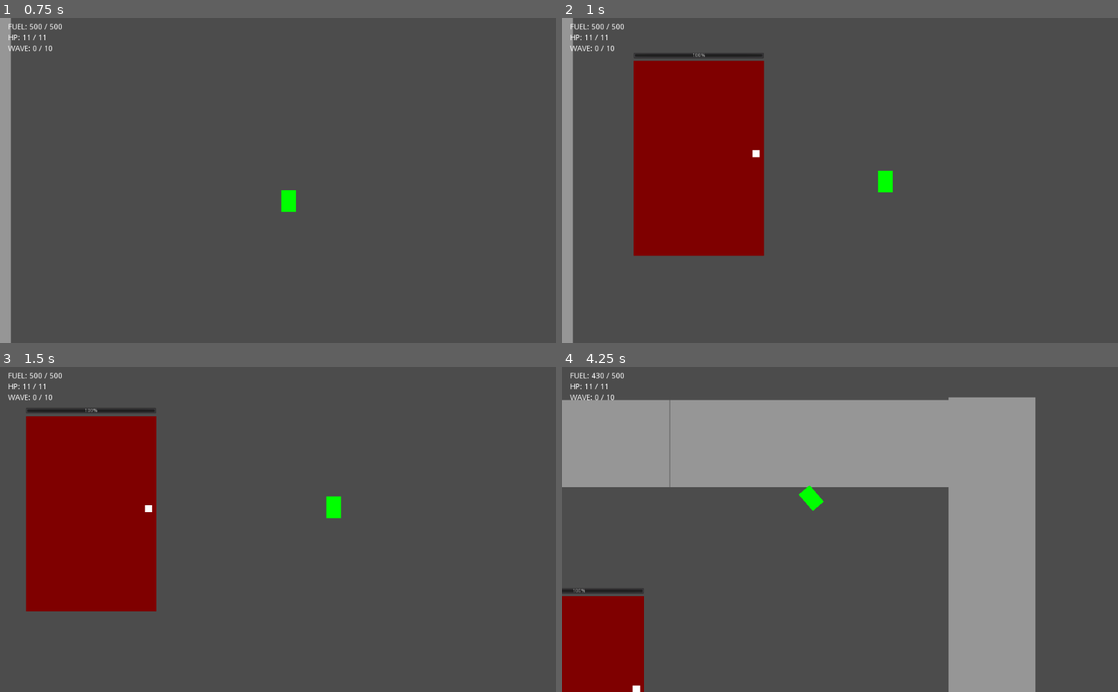
Above: before the commit, frames 1-4 (two rows, left to right).
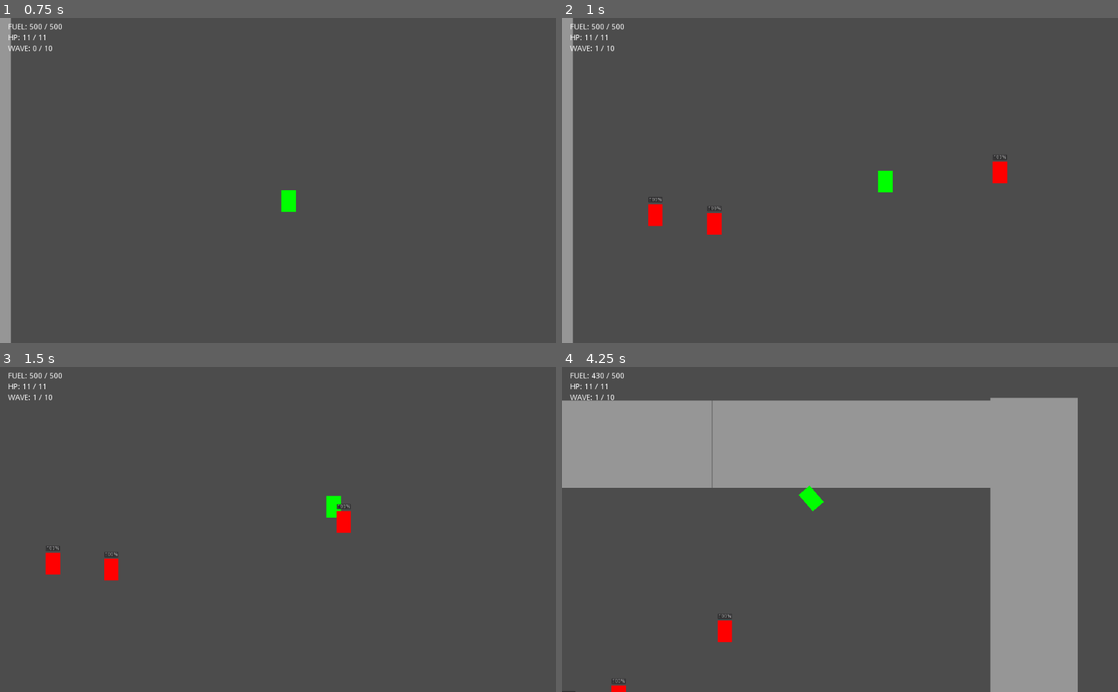
Above: after the commit, the same moments.

Repository: deengames/abu-hamid-x
Game: Godot game, scene res://prototype/Main.tscn
Two runs of this game, one before a commit and one after it. Both use one fixed random seed, a clock stepped at 60 frames per second and the inputs below.
Inputs (mouse positions are in pixels of both pictures, inside the frame that each line leads up to):
- Up to frame 1 (0.75 s): tap Enter at 0.5 s; move the mouse to (400, 164) at 0.52 s; hold D (move_right) from 0.53 s (still down); click (400, 164) at 0.6 s
- Up to frame 2 (1 s): keep holding D (move_right); tap Space (jump) at 0.77 s
- Up to frame 3 (1.5 s): move the mouse to (166, 545) at 1.27 s; release D (move_right) at 1.28 s; hold S (move_down) from 1.28 s (still down); click (166, 545) at 1.35 s
- Up to frame 4 (4.25 s): tap Space (jump) at 1.52, 3.02, 3.77 s; move the mouse to (895, 458) at 2.02 s; release S (move_down) at 2.03 s; hold D (move_right) 2.03-2.78 s; hold Shift (boost) 2.03-2.78 s; click (895, 458) at 2.3 s; move the mouse to (812, 594) at 2.77 s; hold W (move_up) 2.78-3.53 s; tap Ctrl (toggle_jetpack) at 2.85 s; click (812, 594) at 3.05 s; move the mouse to (1006, 578) at 3.52 s; hold A (move_left) from 3.53 s (still down); tap E at 3.6 s; click (1006, 578) at 3.8 s

Frame 1 is identical in both runs. In frame 2, 15% of the frame differs, in the area x 5-81%, y 8-74%; in frame 3, 15%; in frame 4, 17%, in the area x 0-93%, y 8-100%.

Commit message:
Implemented wave algorithm

Diff:
--- a/prototype/Main.gd
+++ b/prototype/Main.gd
@@ -1,29 +1,42 @@
 extends Node2D
 
 export (int) var waves_per_game = 10
-export (int) var enemies_in_first_wave = 3
-export (int) var increment_per_wave = 1
+export (int) var points_in_first_wave = 1
+export (int) var increment_per_wave = 2
 
+var enemies_to_spawn = {
+	preload("res://prototype/Character/Enemy/Enemy.tscn"): 1,
+	preload("res://prototype/Character/Enemy/Giant/Giant.tscn"): 5
+}
 
-var scenes_to_spawn = [preload("res://prototype/Character/Enemy/Enemy.tscn")]
 var wave_num = 0
 var num_spawned_entities = 0
+var carry_over_points = 0
 onready var timer = $WaveSpawnTimer
-
-var Giant_tscn = preload("res://prototype/Character/Enemy/Giant/Giant.tscn")
 
 
 func _new_wave():
-#	var total_enemies = enemies_in_first_wave + increment_per_wave * wave_num
-#	wave_num += 1
-#	for i in range(total_enemies):
-#		var scene = scenes_to_spawn[randi() % len(scenes_to_spawn)]
-#		var e = scene.instance()
-#		add_child(e)
-#		e.connect('death', self, '_on_spawned_entity_death')
-#		num_spawned_entities += 1
+	wave_num += 1
+	var points_this_wave = points_in_first_wave + (increment_per_wave * wave_num) + carry_over_points
+	carry_over_points = 0
+	while points_this_wave > 0:
+		var random_enemy = enemies_to_spawn.keys()[randi() % len(enemies_to_spawn)]
+		var price = enemies_to_spawn[random_enemy]
+		if price <= points_this_wave:
+			points_this_wave -= price
+			var e = random_enemy.instance()
+			add_child(e)
+			e.connect('death', self, '_on_spawned_entity_death')
+			num_spawned_entities += 1
+		else:  # exit if there isn't at least one affordable entity
+			var lowest_price = INF
+			for p in enemies_to_spawn.values():
+				if p < lowest_price:
+					lowest_price = p
+			if points_this_wave < lowest_price:
+				carry_over_points = points_this_wave
+				break
 
-	self._spawn_giant()
 
 func _on_spawned_entity_death():
 	num_spawned_entities -= 1
@@ -33,8 +46,3 @@
 	if num_spawned_entities <= 0 and timer.is_stopped():
 		timer.start()
 	$ui/WaveLabel.text = "WAVE: " + str(wave_num) + ' / ' + str(waves_per_game)
-
-func _spawn_giant():
-	var e = Giant_tscn.instance()
-	add_child(e)
-	num_spawned_entities = 1 # keep it from constantly spawning
--- a/prototype/Main.tscn
+++ b/prototype/Main.tscn
@@ -9,11 +9,12 @@
 position = Vector2( 460, 680 )
 script = ExtResource( 1 )
 waves_per_game = 10
-enemies_in_first_wave = 3
-increment_per_wave = 1
+points_in_first_wave = 1
+increment_per_wave = 2
 
 [node name="Walls" type="Node2D" parent="." index="0"]
 
+editor/display_folded = true
 rotation = 1.5708
 _sections_unfolded = [ "Transform" ]
 
@@ -87,7 +88,8 @@
 [node name="Player" parent="." index="1" instance=ExtResource( 3 )]
 
 position = Vector2( 520, 240 )
-_sections_unfolded = [ "Collision" ]
+num_attacks_to_fly = 3
+flying_impulse_velocity = 4500
 
 [node name="WaveSpawnTimer" type="Timer" parent="." index="2"]
 
